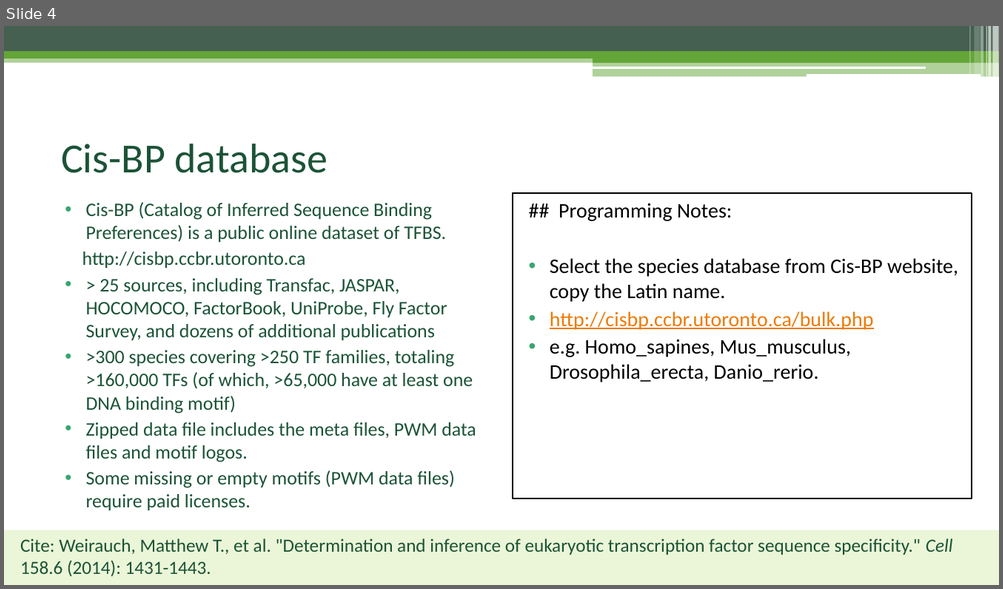
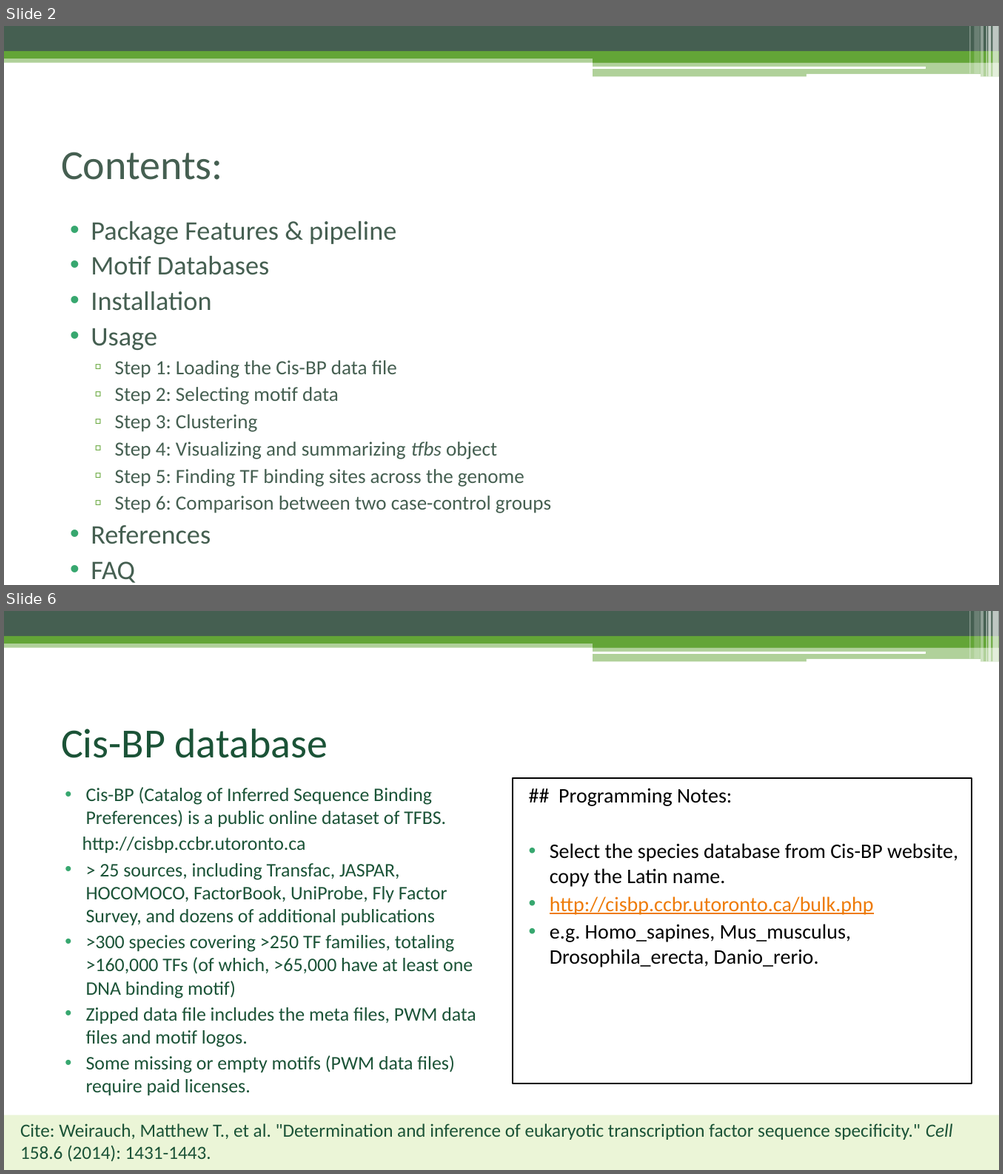
Before and after one commit to Danko-Lab/rtfbs_db, a slide deck: rtfbsdb-tutorial.pptx. Shown one above the other, each under a label of ours: slide 4 before the commit, slides 2 and 6 after it; the slides between them are not shown. The pictures are 1003x589 and 1003x1174 pixels, drawn with LibreOffice and Linux fonts; fonts in the diff are those of the drawing. Boxes give left, top, right and bottom in pixels: in the first picture for what was removed or moved away, otherwise in the second. Text is boxed around its words. In the diff, an @@ line names an element or a change of style, - is before the commit and + after.

```diff
--- a/rtfbsdb-tutorial.pptx
+++ b/rtfbsdb-tutorial.pptx
@@ slide 2 added at <box>4,26,999,585</box>, background #FFFFFF; not listed: 13 template elements that a slide beside it also shows @@
@@ title added at <box>61,152,222,180</box>, 40 pt, text #455F51 @@
+Contents:
@@ text added at <box>91,221,551,545</box>, 19.4 pt, text #455F51 @@
+• Package Features & pipeline
+• Motif Databases
+• Installation
+• Usage
+  ▫ Step 1: Loading the Cis-BP data file
+  ▫ Step 2: Selecting motif data
+  ▫ Step 3: Clustering
+  ▫ Step 4: Visualizing and summarizing tfbs object
+  ▫ Step 5: Finding TF binding sites across the genome
+  ▫ Step 6: Comparison between two case-control groups
+• References
+• FAQ
+• Links
@@ what was slide 4 is now slide 6 @@
```
Also in this commit, not shown: 8 slides changed, 4 other slides added, 16 other files.
